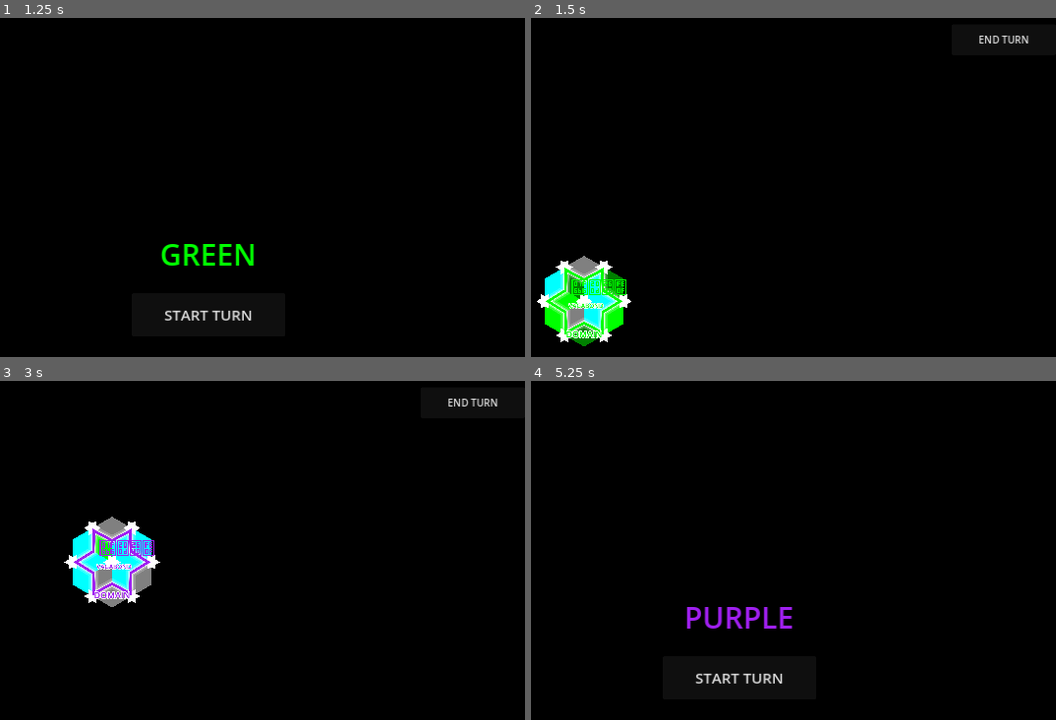
Above: before the commit, frames 1-4 (two rows, left to right).
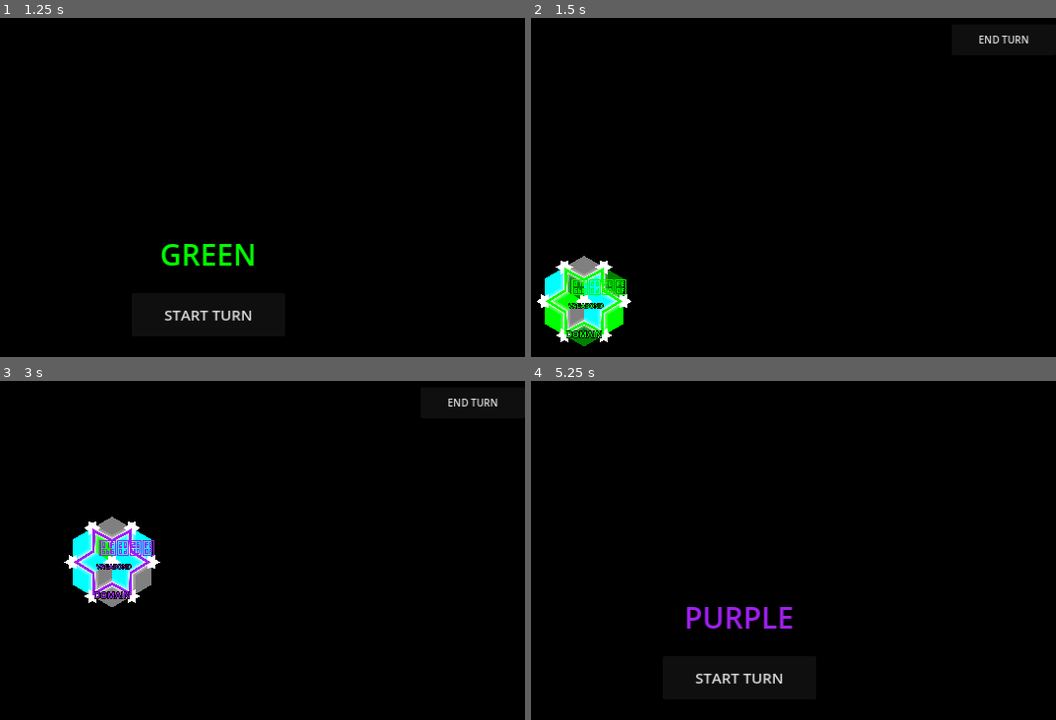
Above: after the commit, the same moments.

Repository: Cy13eruna/VyV
Game: Godot game, scene res://main.tscn
The game is run twice, just before and just after one commit, with the same random seed, the same clock (stepped at 60 frames per second) and the same inputs.
Inputs:
- Up to frame 1 (1.25 s): click "2" at 0.5 s
- Up to frame 2 (1.5 s): click "START TURN" at 1.25 s
- Up to frame 3 (3 s): click "END TURN" at 2 s; click "START TURN" at 2.75 s
- Up to frame 4 (5.25 s): click "END TURN" at 3.5 s; click "START TURN" at 4.25 s; click "END TURN" at 5 s

Frame 1 is identical in both runs. In frame 2, 0.2% of the frame differs, in the area x 6-14%, y 84-95%; in frame 3, 0.2%; in frame 4, nothing differs.

Commit message:
Outlined Titles

Diff:
--- a/src/systems/entities/Domain.gd
+++ b/src/systems/entities/Domain.gd
@@ -71,7 +71,7 @@
 	# --- SIMULAÇÃO DE OUTLINE (Compatível com todas as versões 4.x) ---
 	# Desenhamos o texto em branco 4 vezes com micro-deslocamentos para criar um contorno grosso
 	var o_dist = 4.0 # Distância do "outline" no espaço upscaled
-	var outline_color = Color.WHITE
+	var outline_color = Color.BLACK
 
 	draw_string(high_res_font, text_pos + Vector2(o_dist, o_dist), text, HORIZONTAL_ALIGNMENT_CENTER, -1, font_size, outline_color)
 	draw_string(high_res_font, text_pos + Vector2(-o_dist, o_dist), text, HORIZONTAL_ALIGNMENT_CENTER, -1, font_size, outline_color)
--- a/src/systems/entities/Vagabond.gd
+++ b/src/systems/entities/Vagabond.gd
@@ -90,7 +90,7 @@
 	# AQUI: Tintura do nome com a cor do jogador
 	text_settings.font_color = entity_color
 	text_settings.outline_size = 16
-	text_settings.outline_color = Color.WHITE
+	text_settings.outline_color = Color.BLACK
 
 	label.label_settings = text_settings
 	label.texture_filter = CanvasItem.TEXTURE_FILTER_LINEAR_WITH_MIPMAPS
